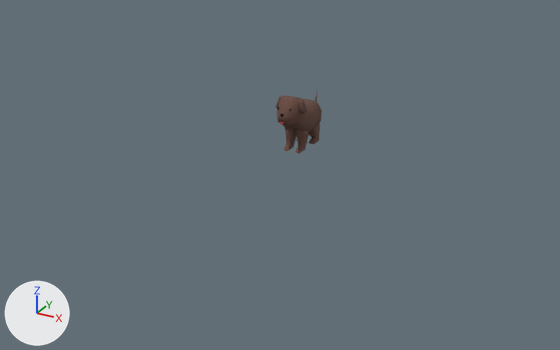
The Blender file Source/Characters/Boney/boney.blend: old version first, new version second.
The view is the same before and after, from a 50 mm lens placed at (26.6, -52.1, 22.9), pointed at (-0.7, -2.5, -1.9). The lights are fixed; the arrows at lower left show +X, +Y and +Z.

The first picture shows 'boney'.
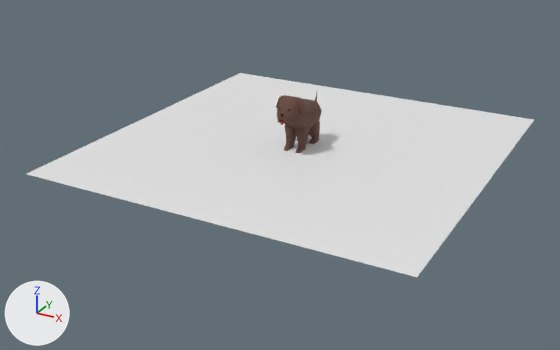
Diff of the bpy script that builds the scene:
```diff
--- a/Source/Characters/Boney/boney.blend.py
+++ b/Source/Characters/Boney/boney.blend.py
@@ mat_generic_shadow @@
+mat_generic_shadow = principled_material('generic_shadow')
+mat_generic_shadow.base_color = (0.8, 0.8, 0.8)  # white #e7e7e7
+mat_generic_shadow.roughness = 1.0
@@ me_generic_shadow @@
+me_generic_shadow.from_pydata([(-0.25, -0.5, 0.0), (0.25, -0.5, 0.0), (-0.25, 0.5, 0.0), (0.25, 0.5, 0.0)], [], [(0, 1, 3, 2)])
+me_generic_shadow.materials.append(mat_generic_shadow)  # its picture is missing
@@ me_plane @@
+me_plane.from_pydata([(-1.0, -1.0, 0.0), (1.0, -1.0, 0.0), (-1.0, 1.0, 0.0), (1.0, 1.0, 0.0)], [], [(0, 1, 3, 2)])
@@ ob_generic_shadow @@
+ob_generic_shadow = bpy.data.objects.new('generic_shadow', me_generic_shadow)
+ob_generic_shadow.location = (0.0, 0.0, 0.01)
+ob_generic_shadow.scale = (11.1, 7.84, 8.36)
@@ ob_plane @@
+ob_plane = bpy.data.objects.new('Plane', me_plane)
+ob_plane.location = (0.0, 0.0, 0.0)
+ob_plane.scale = (15.1, 15.1, 15.1)
```

Boxes (x1, y1, x2, y2) around the edits, measured in the pictures (560 x 350 px):
'Plane', added
    after: (27, 73, 534, 277)
'generic_shadow', added
    after: (248, 129, 353, 167)
